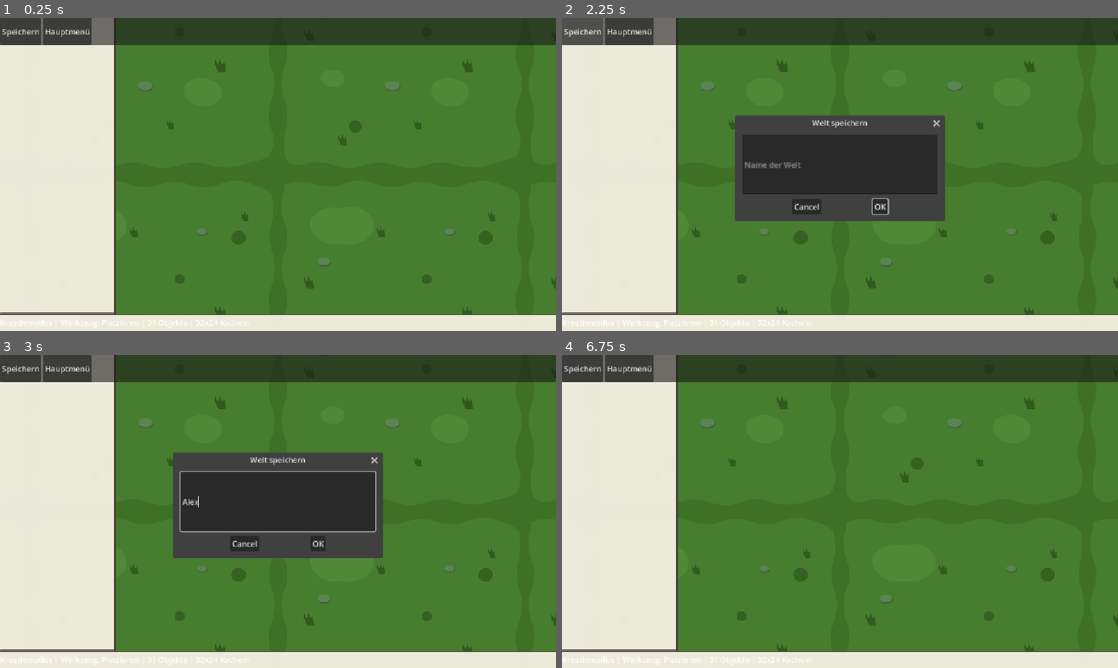
Above: before the commit, frames 1-4 (two rows, left to right).
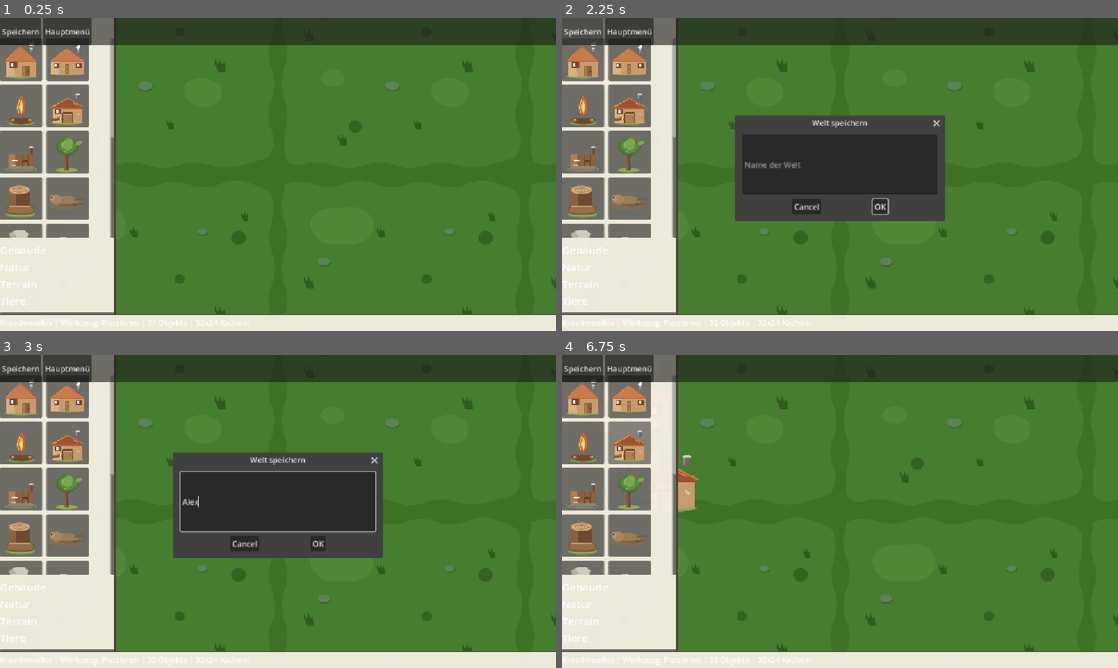
Above: after the commit, the same moments.

Repository: vannon091118/snip-warfare
Game: Godot game, scene res://world/scenes/karten_editor.tscn
Same seed, same stepped clock (60 frames per second), same inputs: the game is played once before the commit and once after it. This scene is started directly instead of the project's main scene.
Inputs (mouse positions are in pixels of both pictures, inside the frame that each line leads up to):
- Up to frame 1 (0.25 s): no input
- Up to frame 2 (2.25 s): click "Entfernen" at 0.5 s; click (584, 58) at 1.27 s; click "Speichern" at 2 s
- Up to frame 3 (3 s): click (278, 502) at 2.77 s; type "Alex" at 2.85 s
- Up to frame 4 (6.75 s): click "OK" at 3.5 s; click (628, 395) at 4.27 s; click "Hauptmenü" at 5 s; click (584, 442) at 5.77 s; click (628, 442) at 6.52 s

The runs differ from the first frame. In frame 1, 9.4% of the frame differs, in the area x 0-21%, y 6-92%; in frame 2, 9.4%; in frame 3, 9.4%; in frame 4, 9.9%, in the area x 0-28%, y 6-98%.
Error before the commit: Invalid assignment of property or key 'theme_override_font_sizes' with value of type 'Dictionary' on a base object of type 'Label'. (res://world/scenes/karten_…

Commit message:
1. Du wolltest den Befund zur Szenen-Hierarchie analysiert und abgearbeitet haben, und die nüchterne Antwort lautet: Der Befund war falsch, aber unterwegs fielen zwei echte Startfehler heraus.
2. Die Prüfung gegen die Szenen zeigt, dass welt.tscn vierzehn und karten_editor.tscn elf Knoten mit unique_name_in_owner tragen, womit jede echte Prozent-Referenz der beiden Skripte abgedeckt ist; die drei Resttreffer waren Format-Platzhalter d, dx und s aus einem Statustext.

3. Beide Szenen laufen headless fehlerfrei, und weil ihre Ready-Funktionen die Referenzen sofort benutzen, hätte eine Null-Referenz sofort geknallt; es musste also nichts an den Szenen geändert werden, und docs/BEFUND.md hält dieses widerlegte Ergebnis samt Beweis fest.

4. Der erste echte Fehler steckte in core/logic/events/kern_signal_bus.gd: Der Autoload wurde über einen absoluten Pfad gesucht, obwohl die Modifikator-Maschine ihn schon im Init ruft, während Manager und Maschinen noch als Feld-Initialisierer außerhalb des aktiven Szenenbaums entstehen; jetzt löst ein relativer Name vom Wurzelknoten mit Null-Wächter denselben Knoten ohne Engine-Fehler auf.

5. Der zweite echte Fehler steckte in world/scenes/karten_editor.gd: Die Schriftgröße der Kategorie-Überschrift wurde als Wörterbuch auf theme_override_font_sizes geschrieben, was Godot 4 als Script-Fehler ablehnt; jetzt setzt add_theme_font_size_override die Größe 22 über die öffentliche Theme-API.

6. Die UID-Klärung schließt zugleich den vorigen Auftrag ab: Die vier Skripte der Panels sind lebendig über die preload-Kette der Welt-Szene, ihre Begleiter entstanden durch den Engine-Import und bleiben als gitignorierte Artefakte außerhalb des Repos, und fünf verwaiste Begleiter aus Moves und Löschungen wurden lokal entfernt, weil git ls-files keinen davon je kannte und die Entfernung aus dem Index also unmöglich war.

7. In docs/Inventur_Stand.md steht dieser Stand korrigiert, der Preflight zählt 137 Klassen auf 154 Dateien ohne Befund, und beide Szenen starten sauber ohne die alten Fehler.

Diff:
--- a/core/logic/events/kern_signal_bus.gd
+++ b/core/logic/events/kern_signal_bus.gd
@@ -20,11 +20,19 @@
 signal timeline_eintrag(beschreibung: String)
 
 static func bus() -> Kern_SignalBus:
+	# Während des Szenen-Aufbaus erzeugen Manager ihre Maschinen als
+	# Feld-Initialisierer, also noch außerhalb des aktiven Szenenbaums. Der
+	# absolute Pfad ist dann verboten und würde einen Engine-Fehler werfen;
+	# der Zugriff wird deshalb erst nach dem Eintritt in den Baum versucht.
 	var baum := Engine.get_main_loop() as SceneTree
-	if baum != null:
-		var knoten := baum.root.get_node_or_null("/root/KernSignalBusAutoload")
-		if knoten is Kern_SignalBus:
-			return knoten as Kern_SignalBus
+	if baum == null or baum.root == null:
+		return null
+	# Relativer Name vom Wurzelknoten statt absoluter Pfad: Der absolute Pfad
+	# ist außerhalb des aktiven Szenenbaums verboten, der relative Name liest
+	# denselben Autoload-Knoten auch während des frühen Szenen-Aufbaus.
+	var knoten := baum.root.get_node_or_null("KernSignalBusAutoload")
+	if knoten is Kern_SignalBus:
+		return knoten as Kern_SignalBus
 	return null
 
 func _emit_schaden(position: Vector2, schaden: int, art: String) -> void:
--- a/world/scenes/karten_editor.gd
+++ b/world/scenes/karten_editor.gd
@@ -70,7 +70,9 @@
 	for kategorie in _registry.kategorien():
 		var ueberschrift := Label.new()
 		ueberschrift.text = kategorie
-		ueberschrift.theme_override_font_sizes = {"font_size": 22}
+		# Godot 4 kennt keinen setzbaren Dictionary-Eintrag für Schriftgrößen;
+		# der Override wird über die öffentliche Theme-API gesetzt.
+		ueberschrift.add_theme_font_size_override("font_size", 22)
 		_kategorien_leiste.add_child(ueberschrift)
 		for objekt: Objekt_Basis in _registry.objekte_der_kategorie(kategorie):
 			_element_fluss.add_child(_element_knopf(objekt))
Not shown, changed: shinon/commit_msg.txt
Not shown, added: docs/BEFUND.md
Not shown, changed: docs/Inventur_Stand.md
